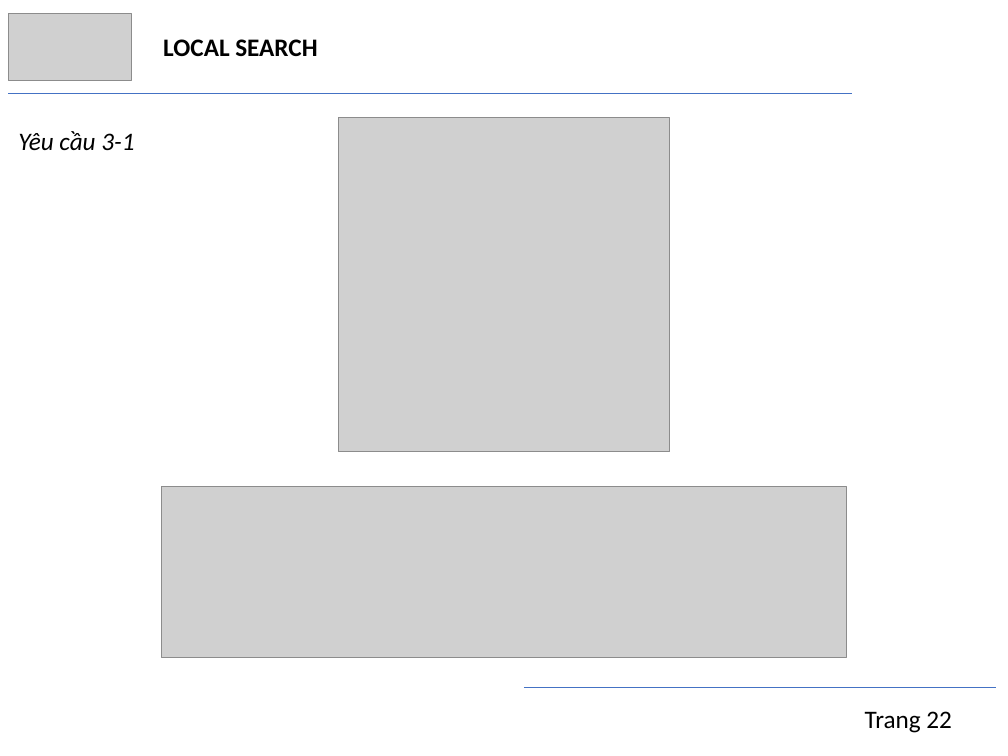
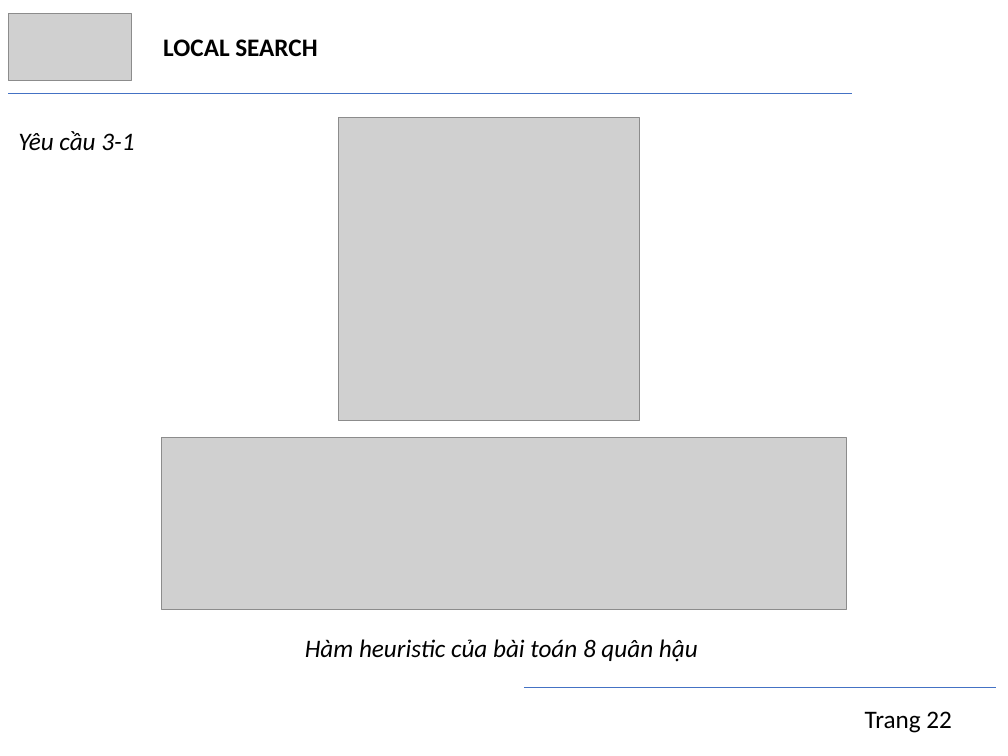
Before and after one commit to trngbro/AI, a slide deck: slide 22 of present/presentation.pptx. Drawn at 1008x756 pixels with LibreOffice and Linux fonts; fonts in the diff are those of the drawing; grey boxes stand for pictures. Boxes give left, top, right and bottom in pixels: in the first picture for what was removed or moved away, otherwise in the second. Text is boxed around its words. In the diff, an @@ line names an element or a change of style, - is before the commit and + after.

```diff
--- a/present/presentation.pptx
+++ b/present/presentation.pptx
@@ picture: place and size @@
-picture at [338,118,669,452]
+picture at [338,118,639,421]
@@ picture: place and size @@
-picture at [161,487,846,658]
+picture at [161,437,846,609]
@@ text added at [305,639,698,662], 18 pt, text #000000, italic @@
+Hàm heuristic của bài toán 8 quân hậu
```
Also in this commit, not shown: 12 other slides changed.
